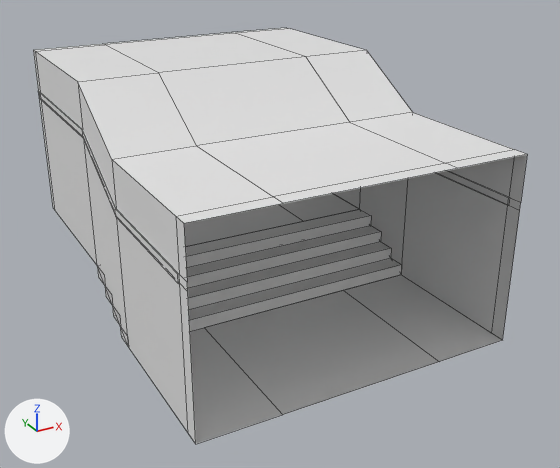
What one commit did to the FBX model TBA-MasterD/Assets/Prefabs/Jorge/Originals/Drone Training Room/Hallway.fbx.
Rendered twice from a 50 mm lens placed at (-3.02, -37.7, 2.07), pointed at (2.65, -27.39, -3.08). The lights are fixed; the arrows at lower left show +X, +Y and +Z. Mesh edges are drawn as thin lines. Vertices at the same position are counted once.

Objects in the first picture: 'HallWay', 'Hallway Stairs'.
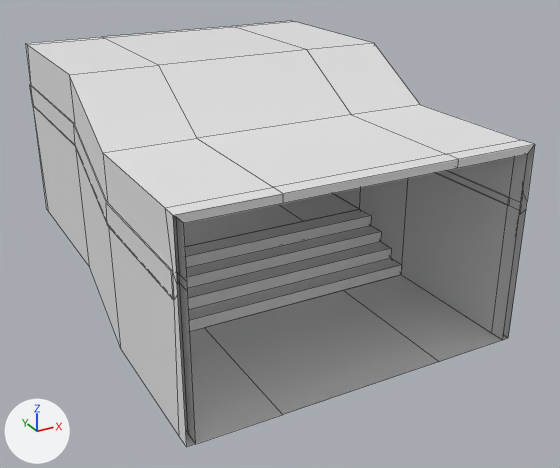
The change, as a diff of the scene's bpy script:
```diff
--- a/TBA-MasterD/Assets/Prefabs/Jorge/Originals/Drone Training Room/Hallway.fbx.py
+++ b/TBA-MasterD/Assets/Prefabs/Jorge/Originals/Drone Training Room/Hallway.fbx.py
@@ me_plane_003 @@
 # used by ob_hallway; location = (2.28, -26.52, -3.55)
-me_plane_003.from_pydata(...)  # 78 vertices, 61 faces; spans x -2.45..2.71, y -3.77..3.07, z -0.7..3.09
+me_plane_003.from_pydata(...)  # 161 vertices, 151 faces; spans x -2.58..2.84, y -3.77..3.07, z -0.7..3.22
+# me_plane_003 part 1
+# 2 vertices are removed from x -1.19..1.44, y -3.77, z -0.7
+# 61 vertices are added at x -2.58..2.84, y -3.77..3.07, z 0.09..3.22
+# 8 new vertices lie (-0.12, 0.0, 0.0) away from vertices in x -2.44, y -3.77..3.07, z -0.7..2.37
+# 8 new vertices lie (0.12, 0.0, 0.0) away from vertices in x 2.69, y -3.77..3.07, z -0.7..2.37
+# 8 new vertices lie (0.0, 1.39, 0.79) away from vertices in x -2.58..2.84, y -1.23..-1.17, z 1.34..2.42
+# 84 new faces join them, mat_white (white #e7e7e7)
+# 6 new faces join them, mat_light (white #e7e7e7)
 me_plane_003.materials.append(mat_white)
```

Pixel boxes (x1, y1, x2, y2) of what changed, in the pictures (560 x 468 px):
'HallWay', reshaped: before (33, 28, 527, 444); after (25, 21, 535, 447)
part 1 of me_plane_003, built on: after (25, 21, 535, 447)
